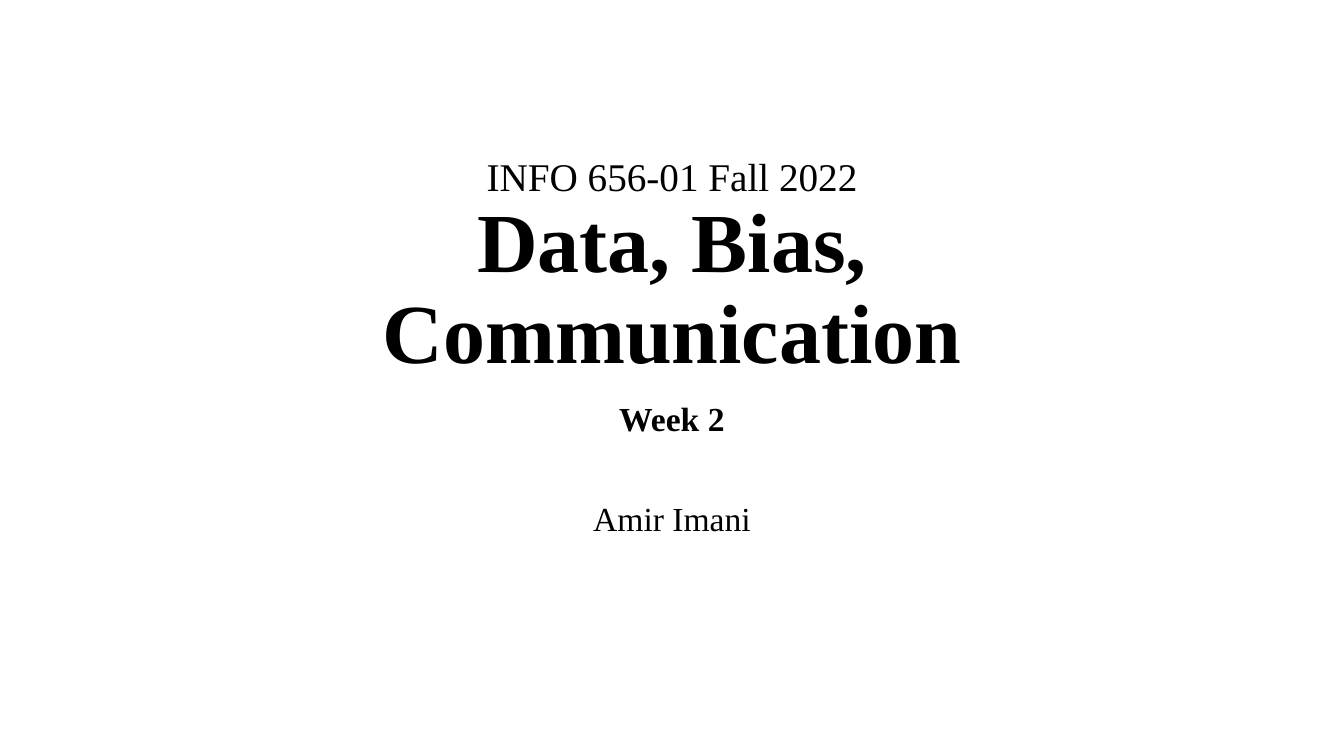
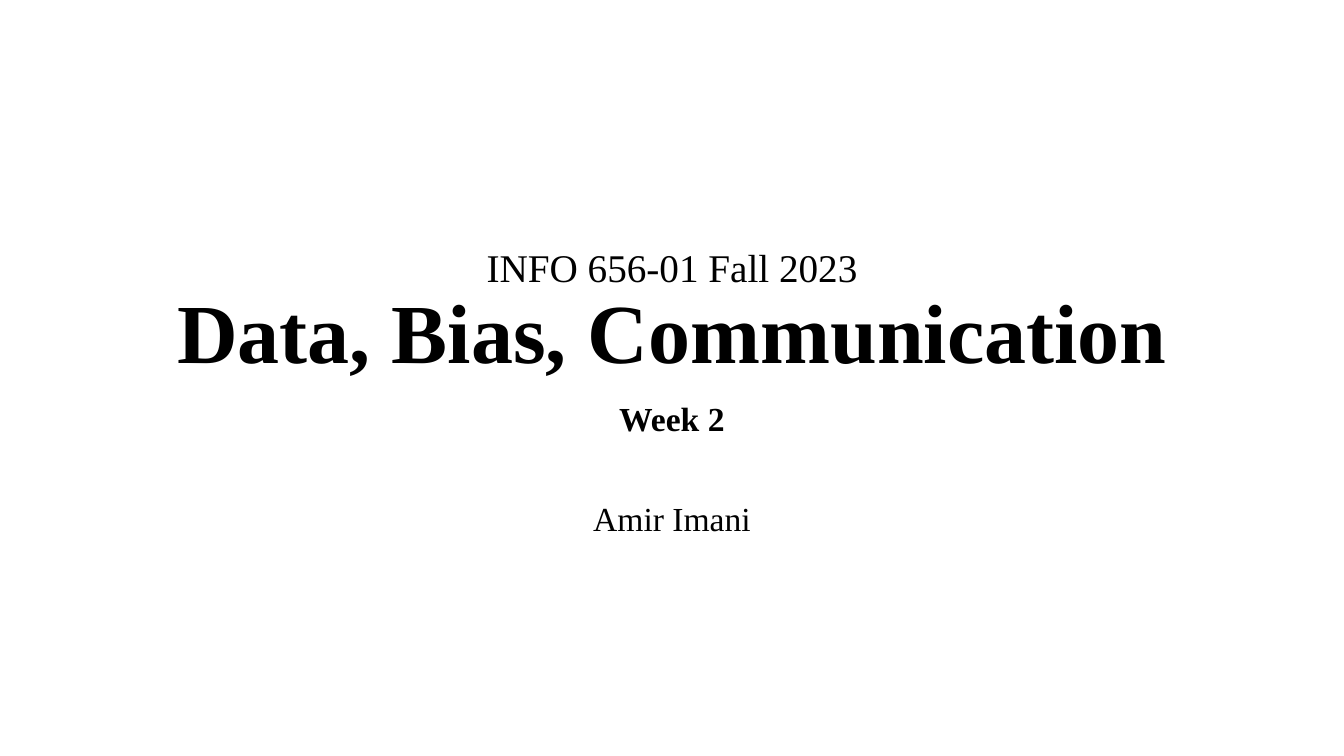
Before and after one commit to Amirosimani/Machine_Learning_Pratt, a slide deck: slide 1 of course slides/week_02.pptx. Drawn at 1344x756 pixels with LibreOffice and Linux fonts; fonts in the diff are those of the drawing. Boxes give left, top, right and bottom in pixels: in the first picture for what was removed or moved away, otherwise in the second. Text is boxed around its words. In the diff, an @@ line names an element or a change of style, - is before the commit and + after.

```diff
--- a/course slides/week_02.pptx
+++ b/course slides/week_02.pptx
@@ title at bbox=[177, 254, 1167, 376]: text changed @@
-INFO 656-01 Fall 2022
-Data, Bias, Communication
+INFO 656-01 Fall 2023
+Data, Bias, Communication
```
Also in this commit, not shown: 6 other slides changed, 2 other files.
